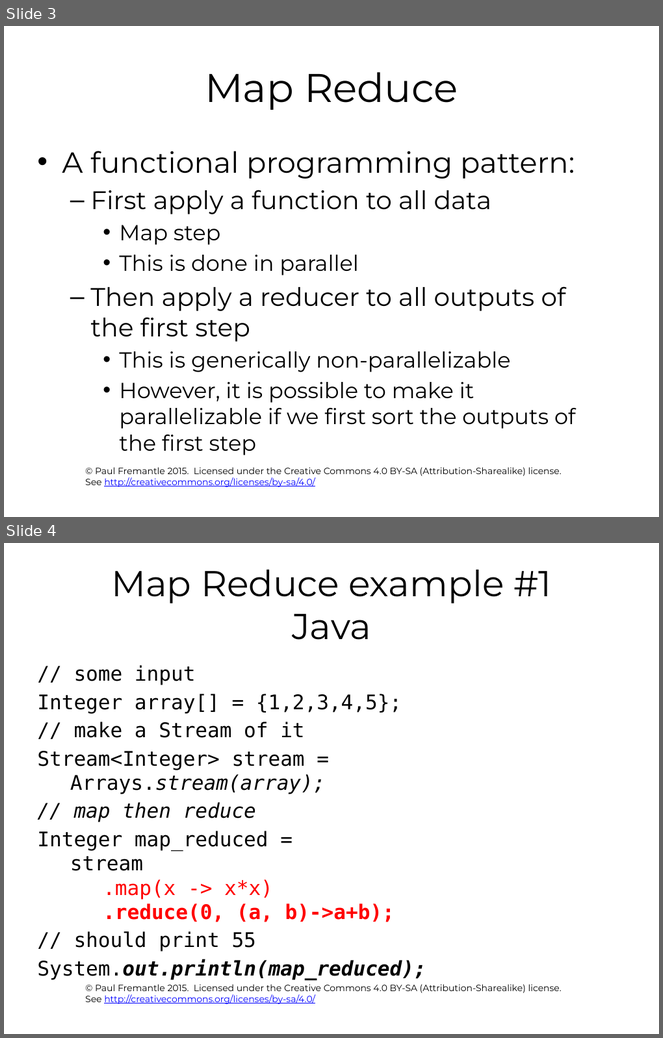
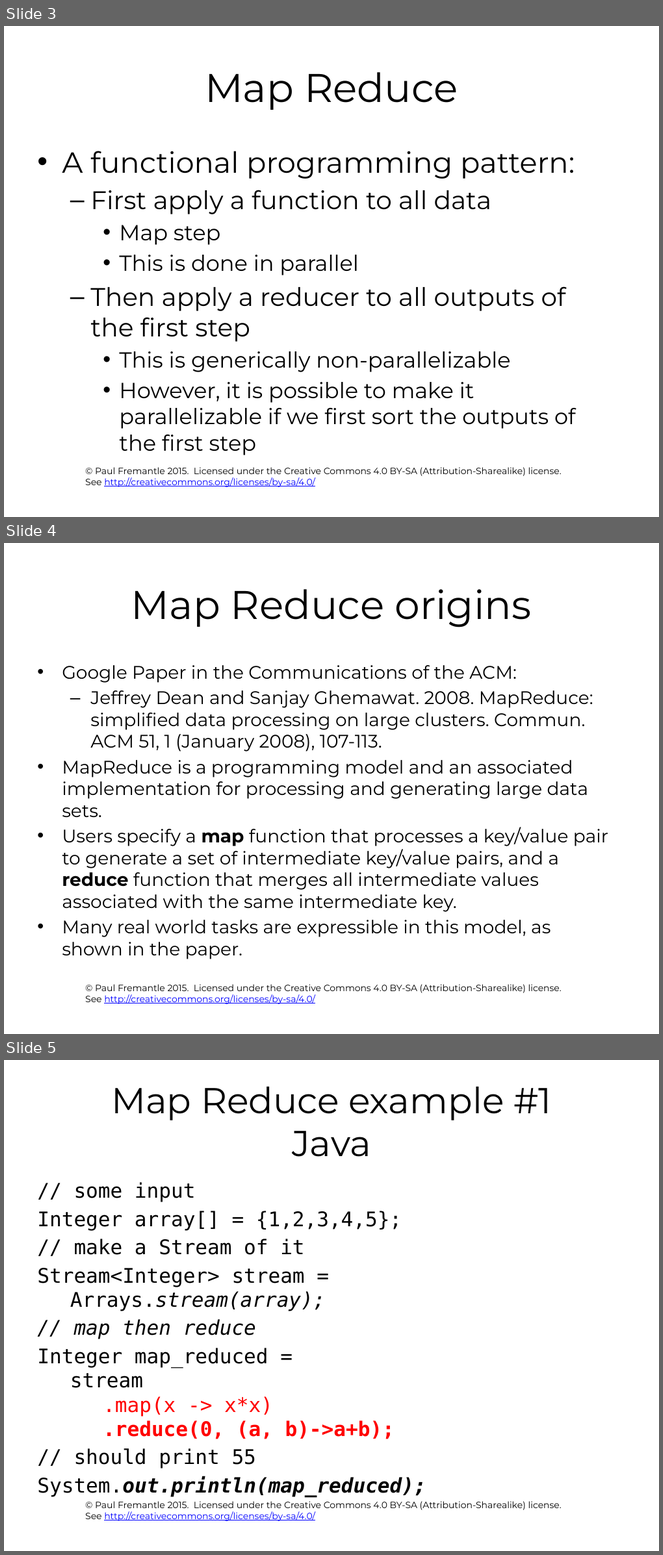
Before and after one commit to pzfreo/ox-clo, a slide deck: pres-source/05-hadoop.pptx. Shown one above the other, each under a label of ours: slides 3 and 4 before the commit, slides 3, 4 and 5 after it. The pictures are 663x1038 and 663x1555 pixels, drawn with LibreOffice and Linux fonts; fonts in the diff are those of the drawing; background and template pictures are left out. Boxes give left, top, right and bottom in pixels: in the first picture for what was removed or moved away, otherwise in the second. Text is boxed around its words. In the diff, an @@ line names an element or a change of style, - is before the commit and + after.

```diff
--- a/pres-source/05-hadoop.pptx
+++ b/pres-source/05-hadoop.pptx
@@ slide 4 added at (x1=4, y1=543, x2=659, y2=1034), background #FFFFFF; not listed: 1 template element that a slide beside it also shows @@
@@ title added at (x1=131, y1=589, x2=531, y2=627), 44 pt, text #000000 @@
+Map Reduce origins
@@ text added at (x1=62, y1=665, x2=608, y2=960), 20 pt, text #000000 @@
+• Google Paper in the Communications of the ACM:
+  – Jeffrey Dean and Sanjay Ghemawat. 2008. MapReduce: simplified data processing on large clusters. Commun. ACM 51, 1 (January 2008), 107-113.
+• MapReduce is a programming model and an associated implementation for processing and generating large data sets.
+• Users specify a map function that processes a key/value pair to generate a set of intermediate key/value pairs, and a reduce function that merges all intermediate values associated with the same intermediate key.
+• Many real world tasks are expressible in this model, as shown in the paper.
@@ what was slide 4 is now slide 5 @@
```
Also in this commit, not shown: 8 slides changed, 6 other slides added, 1 slide removed.
